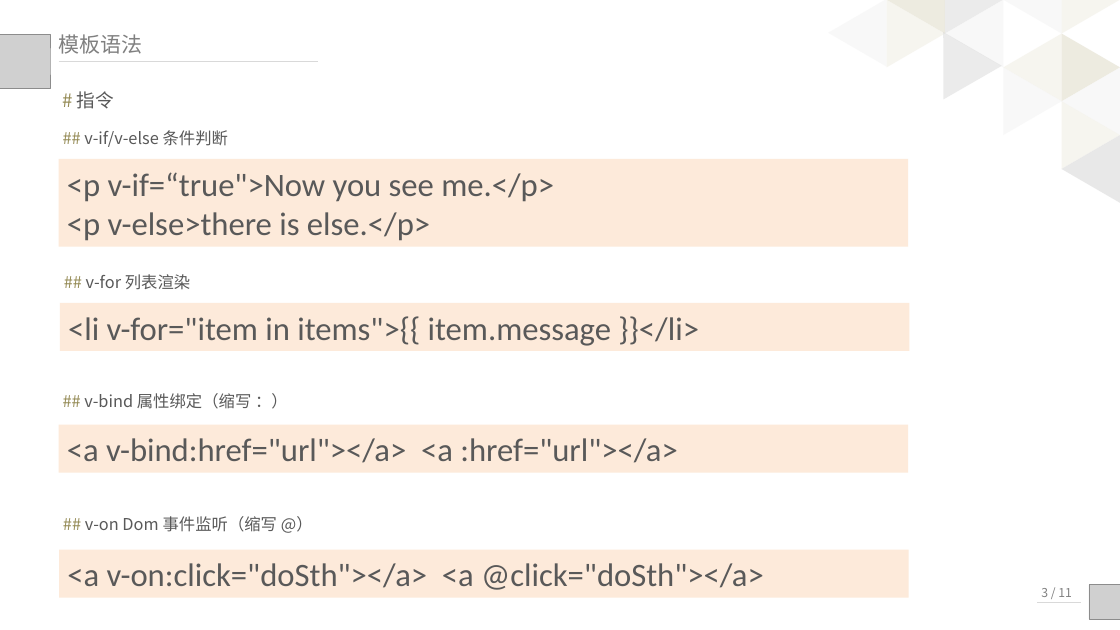
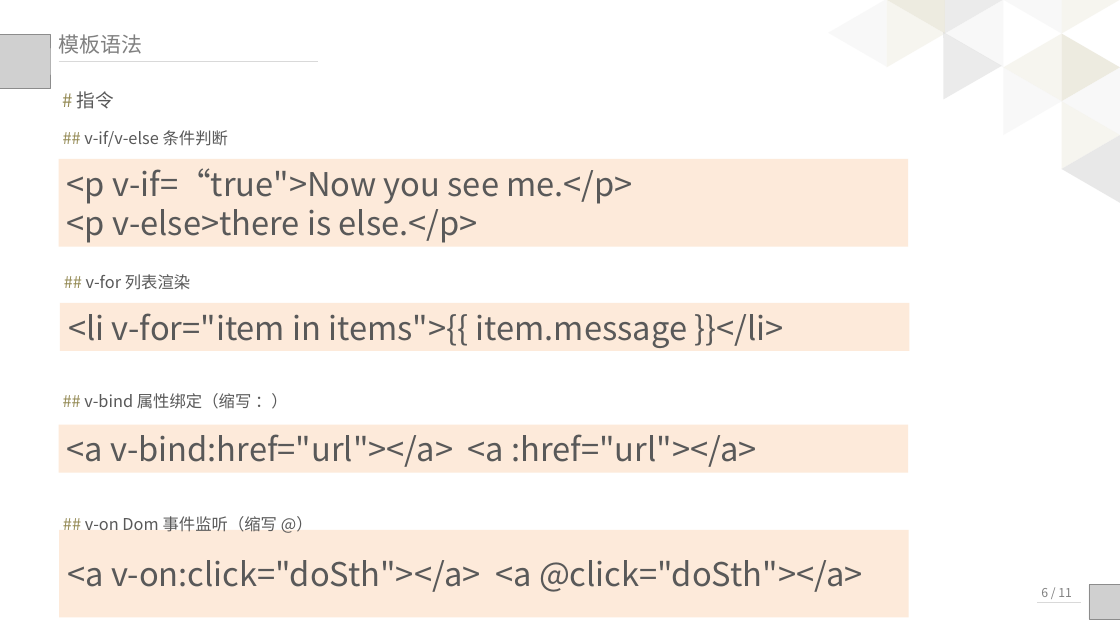
Before and after one commit to palmerye/Vue-Classroom, a slide deck: slide 7 of Presentation/Vue入门.pptx. Drawn at 1120x630 pixels with LibreOffice and Linux fonts; fonts in the diff are those of the drawing; grey boxes stand for pictures. Boxes give left, top, right and bottom in pixels: in the first picture for what was removed or moved away, otherwise in the second. Text is boxed around its words. In the diff, an @@ line names an element or a change of style, - is before the commit and + after.

```diff
--- a/Presentation/Vue入门.pptx
+++ b/Presentation/Vue入门.pptx
@@ font Calibri to Noto Sans CJK SC in 4 elements at (59, 159, 908, 246), (60, 303, 909, 351), (59, 425, 908, 473), (59, 530, 908, 618) @@
@@ rectangle "<a v-on:click="doSth"></a> <a @click="doSth"></a>": place and size @@
-rectangle "<a v-on:click="doSth"></a> <a @click="doSth"></a>" at (59, 549, 908, 597)
+rectangle "<a v-on:click="doSth"></a> <a @click="doSth"></a>" at (59, 530, 908, 618)
@@ text at (1041, 588, 1072, 597): text changed @@
-3 / 11
+6 / 11
```
Also in this commit, not shown: 5 other slides changed, 11 slides added, 2 slides removed, 1 other file.
